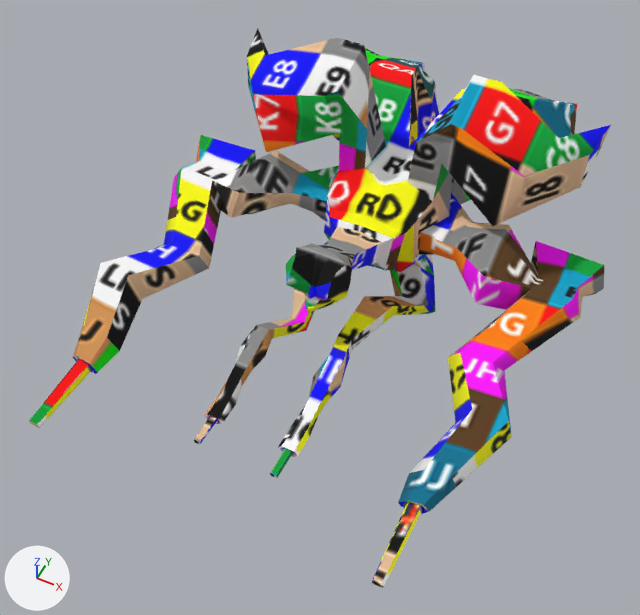
Renders of the OBJ model  final-spark/FinalSpark/assets/mantis.obj from each side of a commit.
Both versions are drawn from a 50 mm lens placed at (17.1, -35.8, 40.3), pointed at (-0.8, -0.1, -4.4). The lights are fixed; the arrows at lower left show +X, +Y and +Z. Where no turn or scale is listed for an object, it has been applied to the vertices.

Objects in the first picture: 'mantis'.
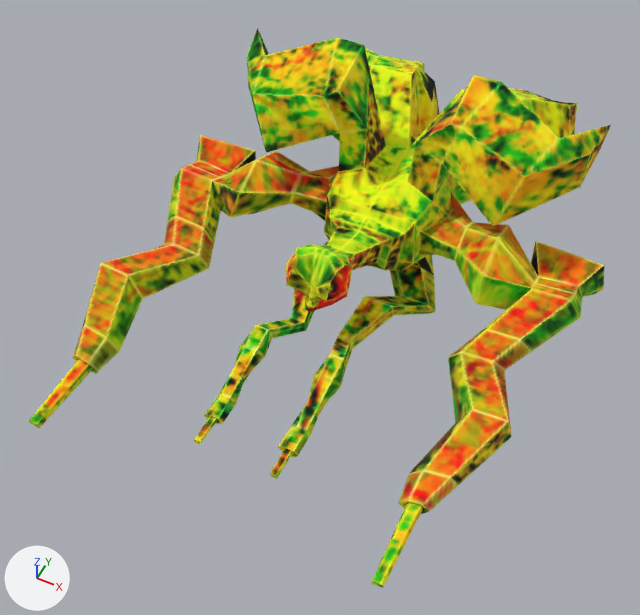
The change in detail:
Picture 'texturamantis.png' (img_texturamantis_png) is new.
Material 'lambert2SG' (mat_lambert2sg) changes its picture from img_uvtexture512_png to img_texturamantis_png.

Boxes (x1, y1, x2, y2) around the edits, measured in the pictures (640 x 615 px):
'mantis', surface changed: (29, 28, 611, 588) in both
